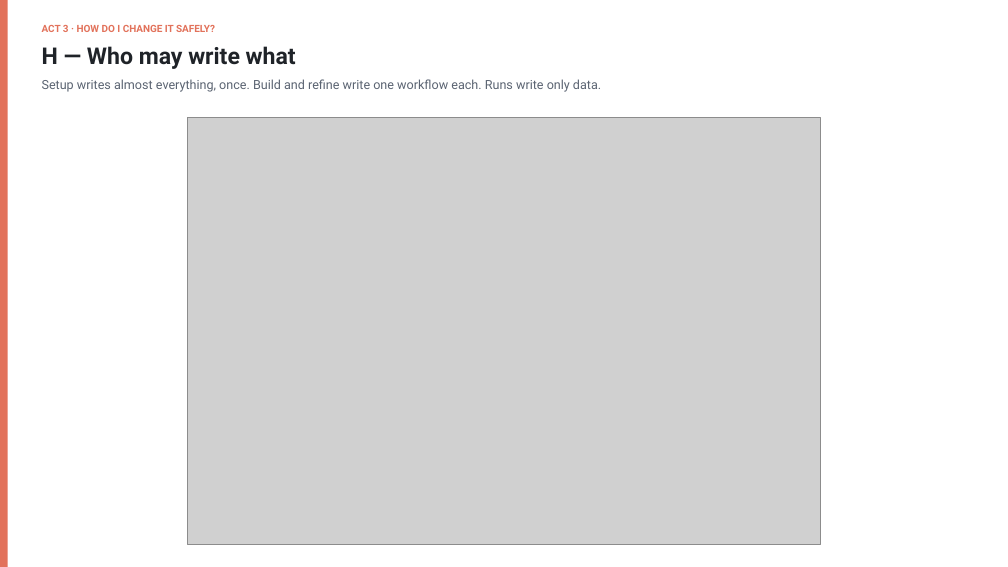
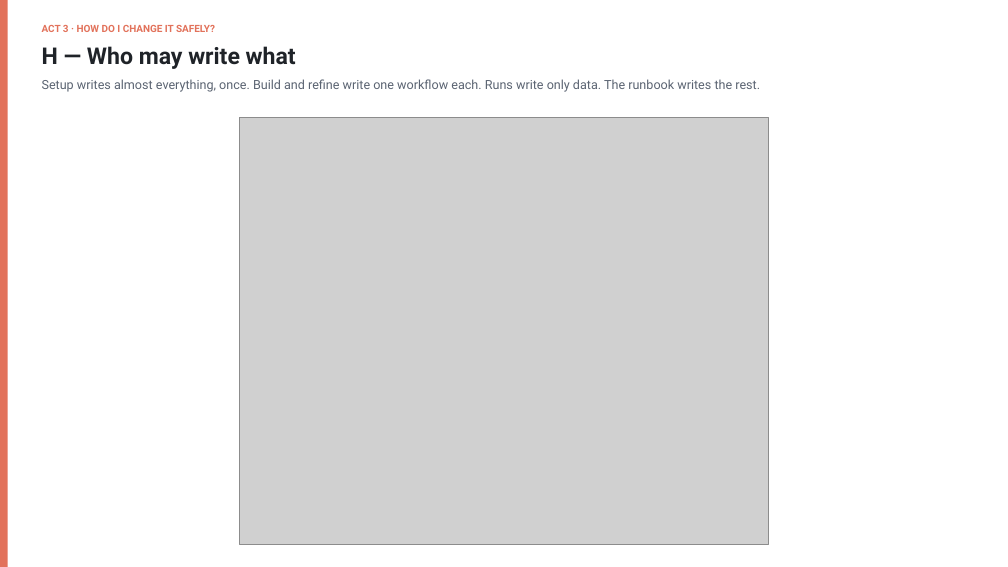
Before and after one commit to neoclarity-martin/PrivateAOS, a slide deck: slide 10 of diagrams/openaos-overview-for-collaborators.pptx (slide 9 before the commit). Drawn at 1008x567 pixels with LibreOffice and Linux fonts; fonts in the diff are those of the drawing; grey boxes stand for pictures. Boxes give left, top, right and bottom in pixels: in the first picture for what was removed or moved away, otherwise in the second. Text is boxed around its words. In the diff, an @@ line names an element or a change of style, - is before the commit and + after.

```diff
--- a/diagrams/openaos-overview-for-collaborators.pptx
+++ b/diagrams/openaos-overview-for-collaborators.pptx
@@ text at (42, 79, 760, 92): text changed @@
-Setup writes almost everything, once. Build and refine write one workflow each. Runs write only data.
+Setup writes almost everything, once. Build and refine write one workflow each. Runs write only data. The runbook writes the rest.
@@ picture: place and size @@
-picture at (188, 117, 820, 544)
+picture at (240, 117, 769, 544)
```
Also in this commit, not shown: 3 other slides changed, 1 slide added, 6 other files.
